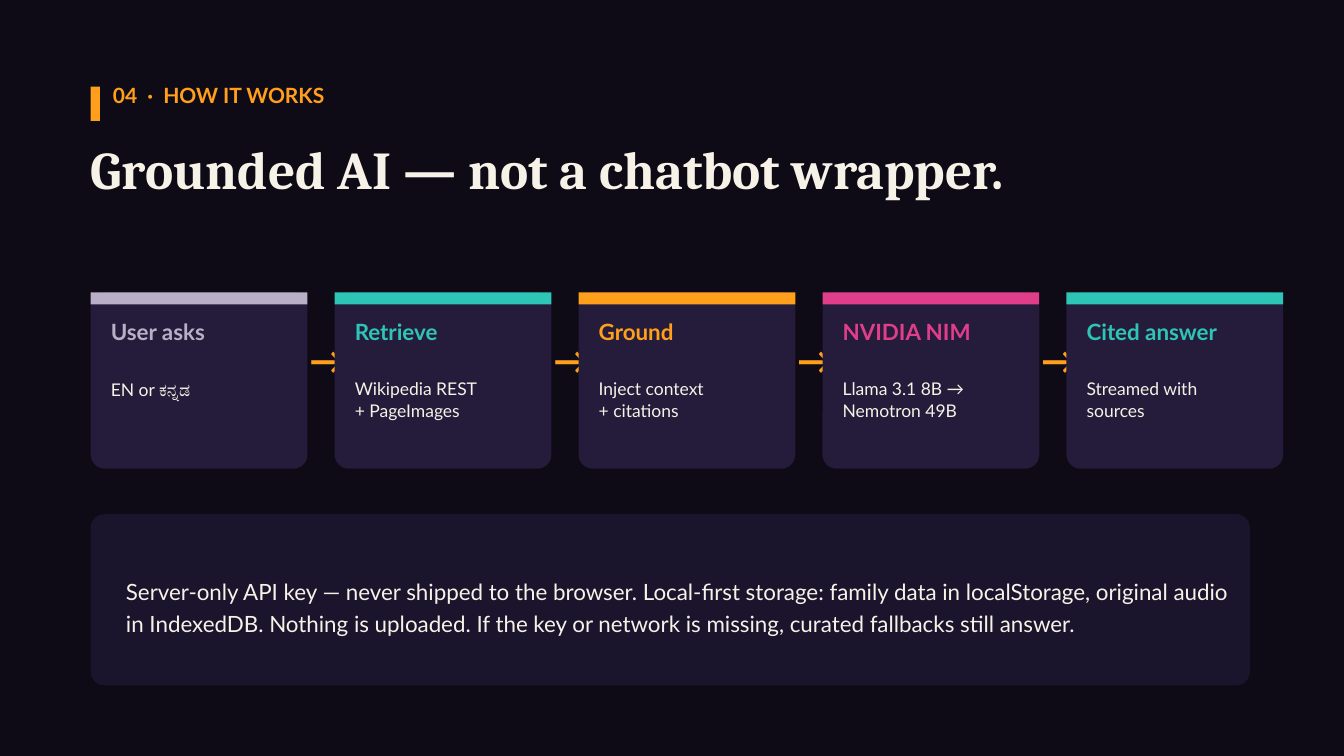
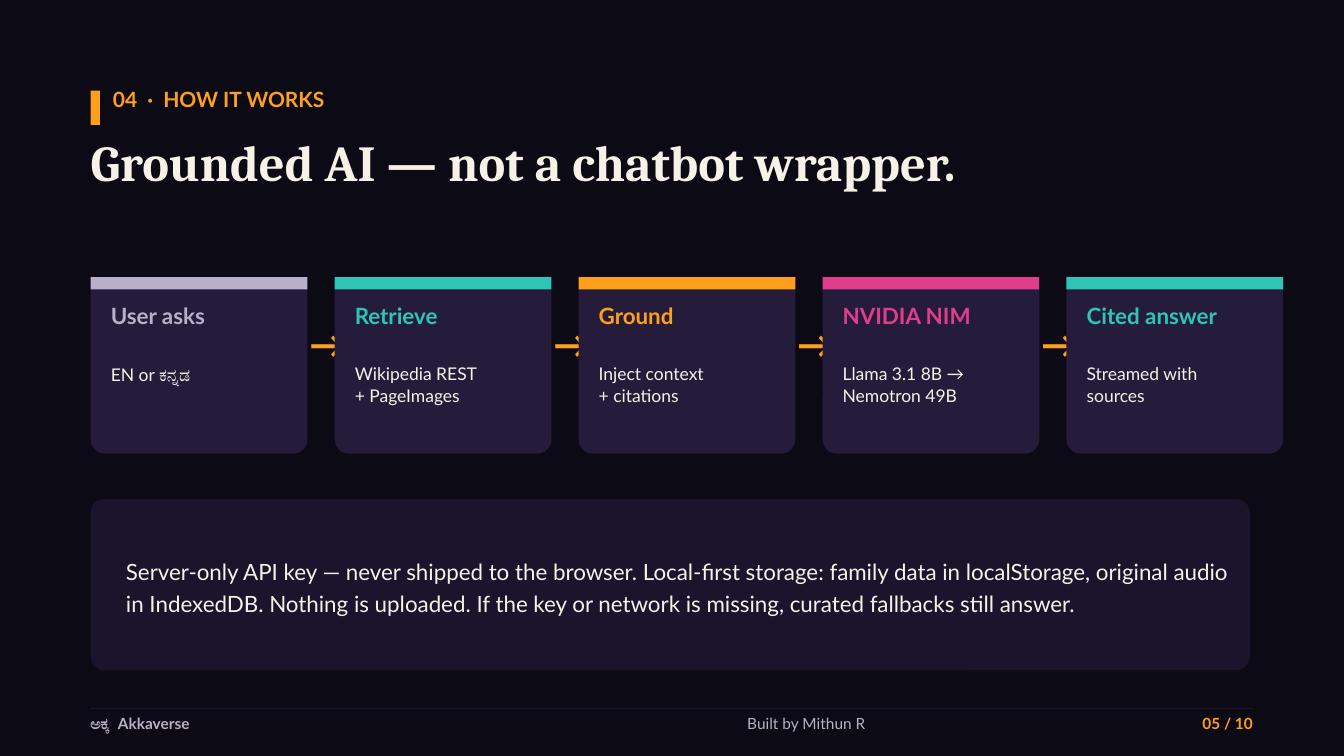
Before and after one commit to Mithuncoding/akkaverse, a slide deck: slide 5 of docs/deck/Akkaverse-Pitch-Deck.pptx. Drawn at 1344x756 pixels with LibreOffice and Linux fonts; fonts in the diff are those of the drawing. Boxes give left, top, right and bottom in pixels: in the first picture for what was removed or moved away, otherwise in the second. Text is boxed around its words. In the diff, an @@ line names an element or a change of style, - is before the commit and + after.

Commit message:
docs: upgrade pitch deck - AKKA emblem, family hero image, 'by Mithun R', footers, links & thank-you close

```diff
--- a/docs/deck/Akkaverse-Pitch-Deck.pptx
+++ b/docs/deck/Akkaverse-Pitch-Deck.pptx
@@ rectangle at (0, 0, 1344, 756): fill #0E0B16 to #0C0A14 @@
@@ text "04 · HOW IT WORKS": place and size @@
-text "04 · HOW IT WORKS" at (113, 87, 324, 103)
+text "04 · HOW IT WORKS" at (113, 91, 324, 107)
@@ rectangle: place and size @@
-rectangle at (91, 87, 100, 121)
+rectangle at (91, 91, 100, 125)
@@ text "Grounded AI — not a ..." at (91, 146, 956, 192): size 38 to 36 pt @@
@@ 14 texts, 6 rounded rectangles, 5 rectangles: place and size @@
-14 texts, 6 rounded rectangles, 5 rectangles at (91, 292, 1284, 686)
+14 texts, 6 rounded rectangles, 5 rectangles at (91, 277, 1284, 670)
@@ text "Server-only API key — never ...": place and size @@
-text "Server-only API key — never ..." at (126, 583, 1228, 636)
+text "Server-only API key — never ..." at (126, 563, 1228, 616)
@@ rectangle added at (91, 708, 1253, 709), fill #1A142C @@
@@ text added at (91, 717, 190, 733), 11 pt, text #B9B0C8, bold @@
+ಅಕ್ಕ Akkaverse
@@ text added at (747, 717, 866, 732), 11 pt, text #B9B0C8 @@
+Built by Mithun R
@@ text added at (1202, 717, 1253, 729), 11 pt, text #FF9F1C, bold @@
+05 / 10
```
Also in this commit, not shown: 9 other slides changed, 2 other files.
